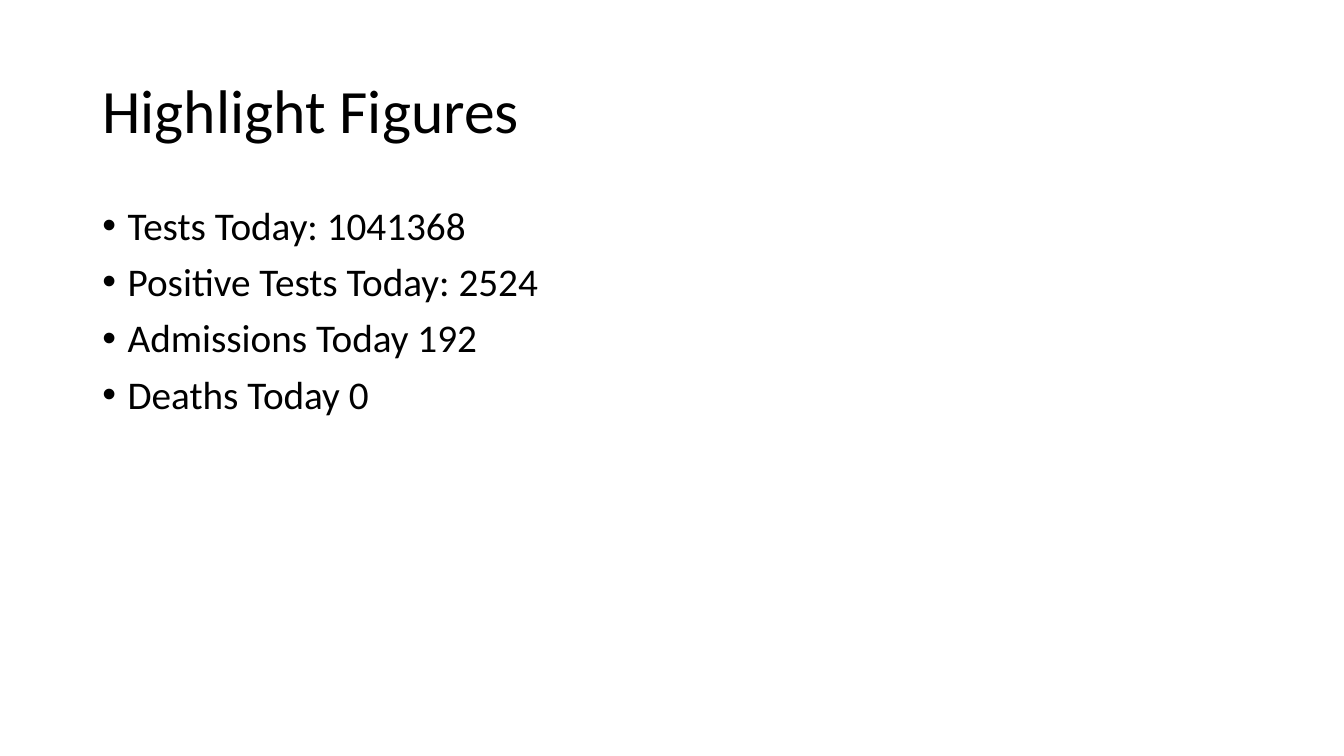
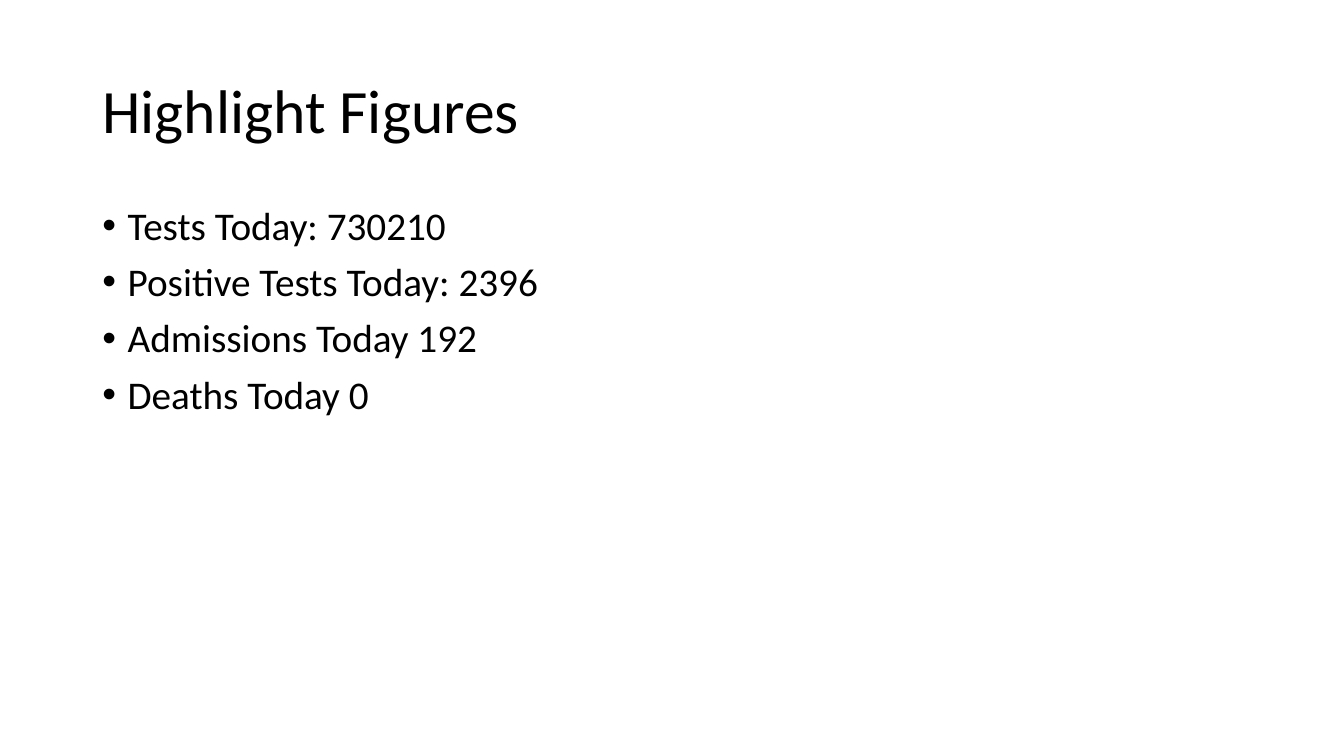
Before and after one commit to evolvedlight/uk_covid_slides, a slide deck: slide 2 of CovidData.pptx. Drawn at 1344x756 pixels with LibreOffice and Linux fonts; fonts in the diff are those of the drawing. Boxes give left, top, right and bottom in pixels: in the first picture for what was removed or moved away, otherwise in the second. Text is boxed around its words. In the diff, an @@ line names an element or a change of style, - is before the commit and + after.

Commit message:
Add updated figures

```diff
--- a/CovidData.pptx
+++ b/CovidData.pptx
@@ text at <box>128,212,538,303</box>: text changed @@
-• Tests Today: 1041368
-• Positive Tests Today: 2524
+• Tests Today: 730210
+• Positive Tests Today: 2396
```
